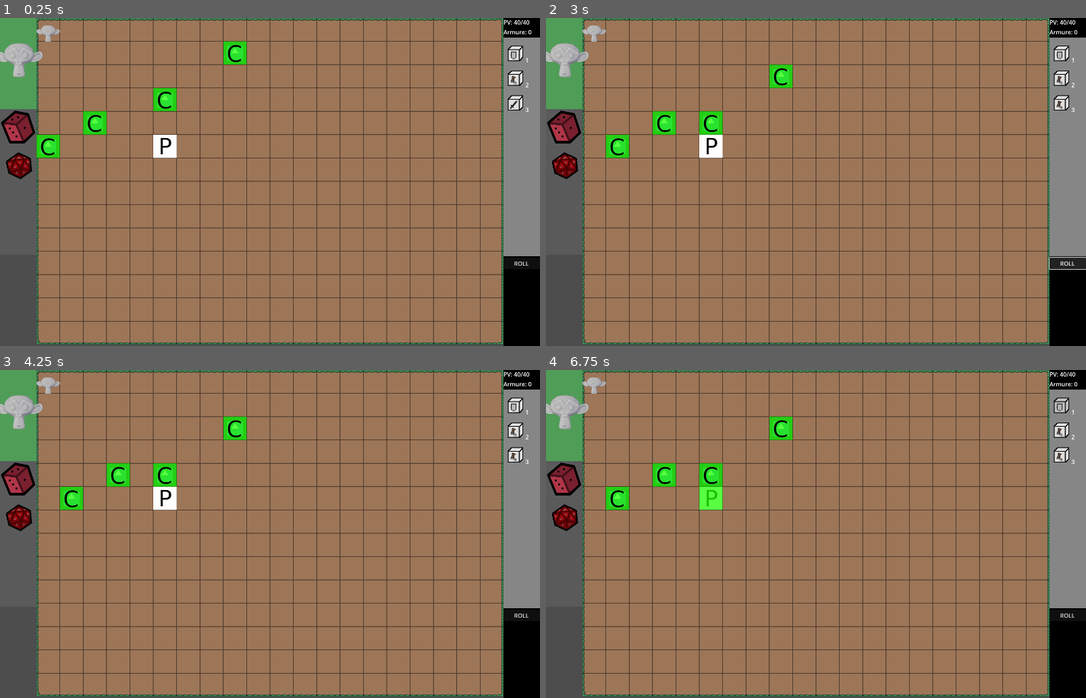
Above: before the commit, frames 1-4 (two rows, left to right).
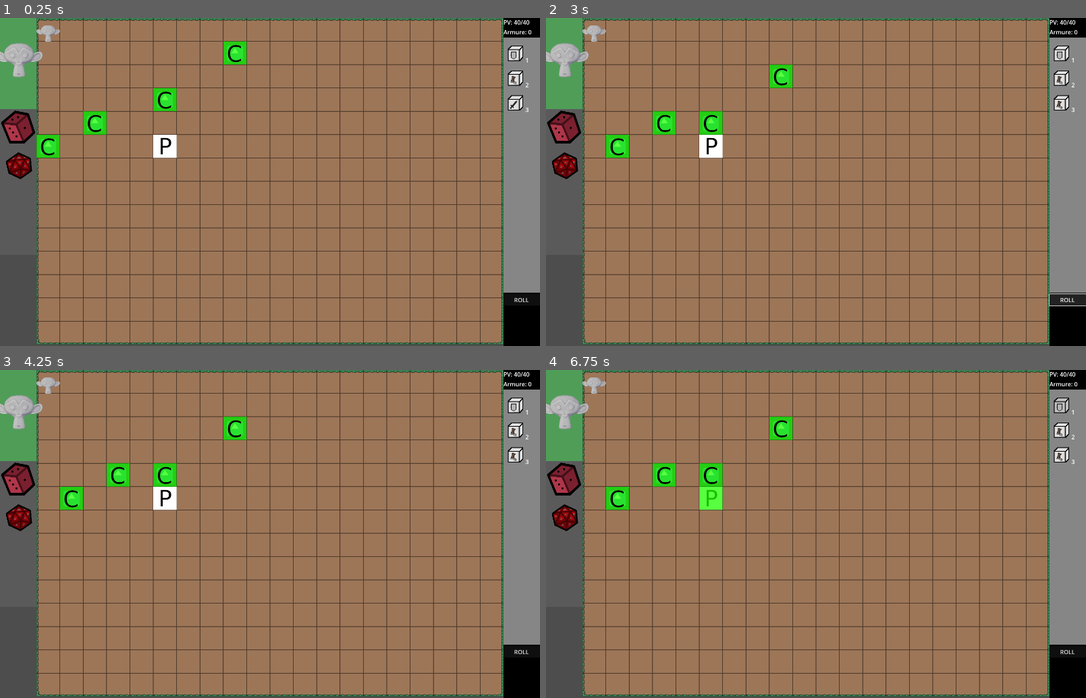
Above: after the commit, the same moments.

Repository: Ranger1986/lumieres
Game: Godot game, scene res://Scenes/FirstLevel.tscn
Two runs of this game, one before a commit and one after it. Both use one fixed random seed, a clock stepped at 60 frames per second and the inputs below. The engine's default icon, where the game draws it, is replaced by a stand-in: a white triangle on a blue panel in a dark square.
Inputs (mouse positions are in pixels of both pictures, inside the frame that each line leads up to):
- Up to frame 1 (0.25 s): no input
- Up to frame 2 (3 s): click "1" at 0.5 s; click "2" at 1.25 s; click "3" at 2 s; click "ROLL" at 2.75 s
- Up to frame 3 (4.25 s): click (16, 478) at 3.52 s
- Up to frame 4 (6.75 s): click (562, 517) at 4.27 s; click (562, 478) at 5.02 s; click (562, 517) at 5.77 s; click "1" at 6.5 s

The runs differ from the first frame. In frame 1, 0.8% of the frame differs, in the area x 93-100%, y 72-87%; in frame 2, 1.0%, in the area x 93-100%, y 72-88%; in frame 3, 0.8%; in frame 4, 0.8%.

Commit message:
dice menu extended

Diff:
--- a/Scenes/DiceMenu.tscn
+++ b/Scenes/DiceMenu.tscn
@@ -29,14 +29,14 @@
 text = "Armure:"
 
 [node name="ColorRect" type="ColorRect" parent="VBoxContainer"]
-custom_minimum_size = Vector2(100, 600)
+custom_minimum_size = Vector2(100, 700)
 layout_mode = 2
 color = Color(0.525101, 0.525101, 0.525101, 1)
 
 [node name="DiceContainer" type="VBoxContainer" parent="VBoxContainer/ColorRect"]
 layout_mode = 0
 offset_right = 100.0
-offset_bottom = 600.0
+offset_bottom = 700.0
 
 [node name="TextureButton" parent="VBoxContainer/ColorRect/DiceContainer" instance=ExtResource("2_5li3d")]
 layout_mode = 2
--- a/Scripts/dice_menuScript.gd
+++ b/Scripts/dice_menuScript.gd
@@ -16,8 +16,9 @@
 		find_child("ArmureLabel").text = "Armure: " + str(Player.player.armure)
 	pass
 func _addDice():
-	var instance : Dice = find_child("DiceContainer").get_child(0).duplicate()
-	find_child("DiceContainer").add_child(instance)
-	instance.owner = self
-	instance.disabled = true
-	instance._connect()
+	if find_child("DiceContainer").get_child_count()<9:
+		var instance : Dice = find_child("DiceContainer").get_child(0).duplicate()
+		find_child("DiceContainer").add_child(instance)
+		instance.owner = self
+		instance.disabled = true
+		instance._connect()
--- a/Scripts/enemyScript.gd
+++ b/Scripts/enemyScript.gd
@@ -69,3 +69,7 @@
 	emit_signal("loot")
 	G.listeEnemy.pop_at(G.listeEnemy.find(self))
 	super.death()
+
+func capture():
+	G.listeEnemy.pop_at(G.listeEnemy.find(self))
+	super.death()
--- a/Scripts/suzanne.gd
+++ b/Scripts/suzanne.gd
@@ -46,7 +46,7 @@
 		elif suzanneMode and grid.get_cell_source_id(pos)==3 and (cellPos()-pos).length()<=3:
 			print("NOMNOM")
 			var G : Gestionnaire = owner
-			G.listeEnemy[G.getEnemy(pos)].death()
+			G.listeEnemy[G.getEnemy(pos)].capture()
 			grid.markCells([pos],-1)
 			grid.cleanCells()
 			suzanneMode = false
